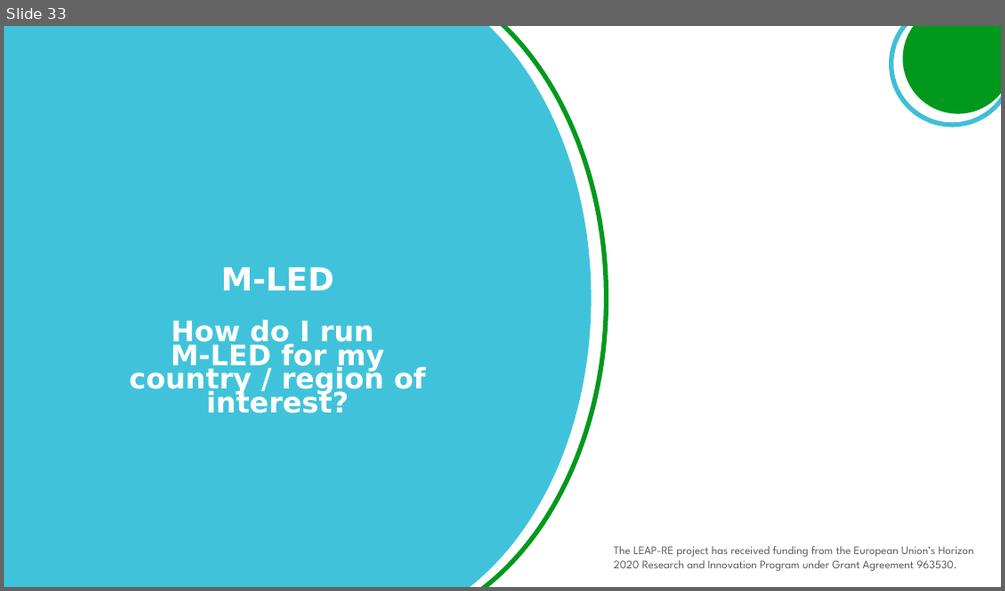
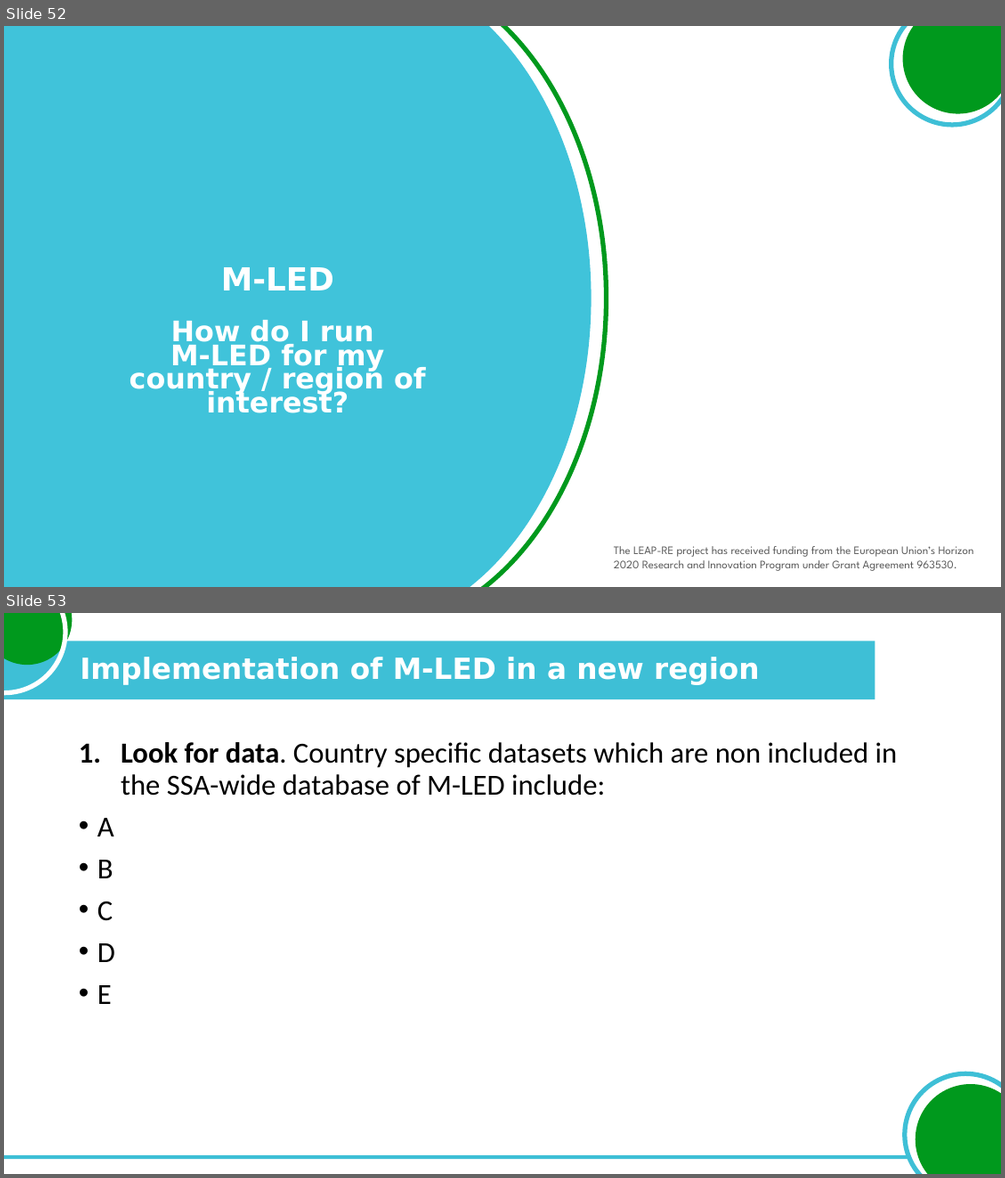
Before and after one commit to giacfalk/RE4AFAGRI_platform, a slide deck: capacity_building/M-LED_slide_pack.pptx. Shown one above the other, each under a label of ours: slide 33 before the commit, slides 52 and 53 after it. The pictures are 1005x591 and 1005x1178 pixels, drawn with LibreOffice and Linux fonts; fonts in the diff are those of the drawing; background and template pictures are left out. Boxes give left, top, right and bottom in pixels: in the first picture for what was removed or moved away, otherwise in the second. Text is boxed around its words. In the diff, an @@ line names an element or a change of style, - is before the commit and + after.

```diff
--- a/capacity_building/M-LED_slide_pack.pptx
+++ b/capacity_building/M-LED_slide_pack.pptx
@@ slide 53 added at (x1=4, y1=613, x2=1001, y2=1174), background #FFFFFF @@
@@ ellipse added at (x1=4, y1=613, x2=78, y2=670), fill #00991D @@
@@ ellipse added at (x1=4, y1=613, x2=65, y2=693), outline #FFFFFF 4.5 pt @@
@@ rectangle added at (x1=4, y1=641, x2=875, y2=699), fill #3EBFD6 @@
@@ title added at (x1=80, y1=657, x2=759, y2=685), 28 pt, text #FFFFFF, bold @@
+Implementation of M-LED in a new region
@@ text added at (x1=97, y1=742, x2=898, y2=1004), 28 pt, text #000000 @@
+1. Look for data. Country specific datasets which are non included in the SSA-wide database of M-LED include:
+• A
+• B
+• C
+• D
+• E
@@ ellipse added at (x1=898, y1=1066, x2=1001, y2=1174), outline #3EBFD6 4.5 pt @@
@@ ellipse added at (x1=909, y1=1078, x2=1001, y2=1174), fill #00991D @@
@@ rectangle added at (x1=4, y1=1155, x2=910, y2=1159), fill #3EBFD6 @@
@@ what was slide 33 is now slide 52 @@
```
Also in this commit, not shown: 4 slides changed, 27 other slides added, 3 slides removed, 18 other files.
